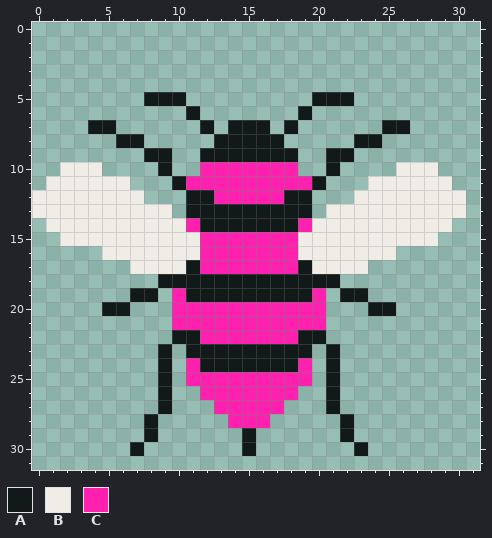
Two versions of one pixel-art sprite, assets/sprites/bee_player.png. Above is the file before it was changed.
The file is 32x32 pixels.
Palette (. is transparent): A #111a19  B #f0ede7  C #ff20b0
After:
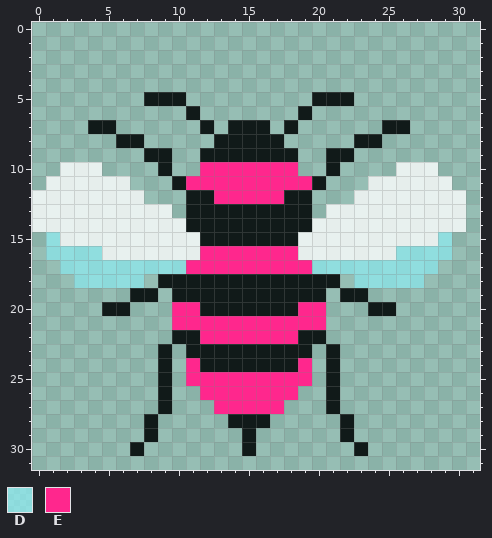
Colours new in this view: D #8dedf4ab  E #ff278d
Commit: bees no longer spawn over one another. minor edits to sprites.
From old to new:
{"colour":"B","old":"#f0ede7","new":"#fefefeca"}
{"y":10,"x":12,"old":"CCCCCCC","new":"EEEEEEE"}
{"y":11,"x":11,"old":"CCCCCCCCC","new":"EEEEEEEEE"}
{"y":12,"x":13,"old":"CCCCC","new":"EEEEE"}
{"y":14,"x":0,"old":".","new":"B"}
{"y":14,"x":11,"old":"C","new":"A"}
{"y":14,"x":19,"old":"C","new":"A"}
{"y":14,"x":30,"old":".","new":"B"}
{"y":15,"x":1,"old":".","new":"D"}
{"y":15,"x":12,"old":"CCCCCCC","new":"AAAAAAA"}
{"y":15,"x":29,"old":".","new":"D"}
{"y":16,"x":1,"old":"....","new":"DDDD"}
{"y":16,"x":12,"old":"CCCCCCC","new":"EEEEEEE"}
{"y":16,"x":26,"old":"....","new":"DDDD"}
{"y":17,"x":2,"old":".....BBBBACCCCCCCABBBB.....","new":"DDDDDDDDDEEEEEEEEEDDDDDDDDD"}
{"y":18,"x":3,"old":".....","new":"DDDDD"}
{"y":18,"x":23,"old":".....","new":"DDDDD"}
{"y":19,"x":10,"old":"C","new":"A"}
{"y":19,"x":20,"old":"C","new":"A"}
{"y":20,"x":10,"old":"CCCCCCCCCCC","new":"EEAAAAAAAEE"}
{"y":21,"x":10,"old":"CCCCCCCCCCC","new":"EEEEEEEEEEE"}
{"y":22,"x":12,"old":"CCCCCCC","new":"EEEEEEE"}
{"y":24,"x":11,"old":"C","new":"E"}
{"y":24,"x":19,"old":"C","new":"E"}
{"y":25,"x":11,"old":"CCCCCCCCC","new":"EEEEEEEEE"}
{"y":26,"x":12,"old":"CCCCCCC","new":"EEEEEEE"}
{"y":27,"x":13,"old":"CCCCC","new":"EEEEE"}
{"y":28,"x":14,"old":"CCC","new":"AAA"}
{"label":"changed","picture_box":[32,162,466,428]}
